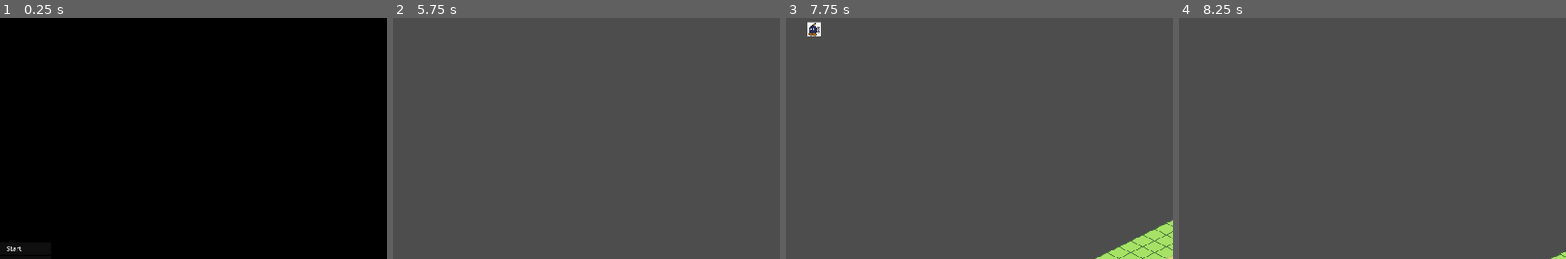
Above: before the commit, frames 1-4 (left to right).
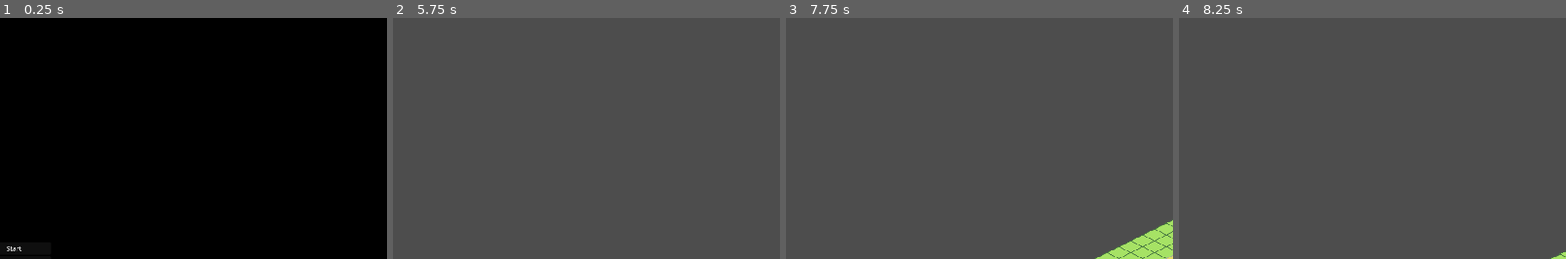
Above: after the commit, the same moments.

Repository: ShroomySquid/LudumDare56
Game: Godot game, scene res://scenes/start_screen.tscn
Same seed, same stepped clock (60 frames per second), same inputs: the game is played once before the commit and once after it.
Inputs (mouse positions are % of the whole screen's width and height, from its top left):
- Up to frame 1 (0.25 s): no input
- Up to frame 2 (5.75 s): click "Start" at 0.5 s; click "Pause" at 1.25 s; click "Resume" at 2 s; tap Enter at 2.75 s; move the mouse to (45, 70) at 2.77 s; hold Right mouse button (RightClick) 2.78-3.53 s; hold W (up) 2.78-4.28 s; move the mouse to (80, 65) at 3.52 s; tap Mouse wheel down (WheelDown) at 3.6 s; move the mouse to (20, 35) at 4.27 s; hold A (left) from 4.28 s (still down); tap Mouse wheel up (WheelUp) at 4.35 s; tap Space at 5 s; move the mouse to (55, 50) at 5.02 s; right-click (55, 50) at 5.1 s
- Up to frame 3 (7.75 s): tap Enter at 5.75 s; move the mouse to (35, 25) at 5.77 s; release A (left) at 5.78 s; hold S (down) 5.78-6.53 s; tap Mouse wheel down (WheelDown) at 5.85 s; move the mouse to (72, 45) at 6.52 s; hold D (right) 6.53-7.28 s; tap Mouse wheel up (WheelUp) at 6.6 s; move the mouse to (30, 55) at 7.27 s; hold W (up) from 7.28 s (still down); hold Right mouse button (RightClick) from 7.28 s (still down)
- Up to frame 4 (8.25 s): move the mouse to (60, 28) at 8.02 s; release W (up) at 8.03 s; release Right mouse button (RightClick) at 8.03 s; hold D (right) from 8.03 s (still down); tap Mouse wheel down (WheelDown) at 8.1 s
The pictures show only the part of the screen within x 48-98%, y 0-50%; the shares and areas given below are measured in that part.

Frames 1-2 are identical in both runs. In frame 3, 0.2% of the frame differs, in the area x 5-10%, y 1-8%; in frame 4, nothing differs.

Commit message:
fixing animation

Diff:
--- a/Scripts/Creatures/bob_omb.gd
+++ b/Scripts/Creatures/bob_omb.gd
@@ -1,16 +1,21 @@
 extends Node2D  # Parent node
 
 var is_walking = false
+var is_attacking = false
 
 func _ready():
-	$AnimatedSprite2D.play("idle")  # Start with idle animation
+	pass
+	#$AnimatedSprite2D.play("idle")  # Start with idle animation
 
 func _process(delta):
-	if is_walking:
+	if is_attacking:
+		$AnimatedSprite2D.play("attacking")
+	elif is_walking:
 		$AnimatedSprite2D.play("walk")
 		# Handle movement logic here
 	else:
 		$AnimatedSprite2D.play("idle")
+		$AudioStreamPlayer2D.play()
 
 # Example function to handle a collision
 func _on_body_entered(body):
--- a/Scripts/creature_container.gd
+++ b/Scripts/creature_container.gd
@@ -15,6 +15,10 @@
 		var creature_instance = creature_scenes[creature_type].instantiate()
 		add_child(creature_instance)
 		creature_instance.position = position
+		print("Requested position: ", position)
+		print("Position of creature: ", creature_instance.position)
+
+
 		print("Creature type summoned: ", creature_type)
 		return creature_instance
 	else:
@@ -23,5 +27,5 @@
 # Called every frame. 'delta' is the elapsed time since the previous frame.
 func _process(delta: float) -> void:
 	if Input.is_action_pressed("down"):
-		spawn_creature(CreatureType.CreatureA, Vector2(20, 39))
+		spawn_creature(CreatureType.CreatureA, Vector2(6, 72)) #TODO: change to position of base
 	pass
--- a/scenes/Creatures/bob_omb.tscn
+++ b/scenes/Creatures/bob_omb.tscn
@@ -1,7 +1,9 @@
-[gd_scene load_steps=5 format=3 uid="uid://bw3jm4vfeyr5e"]
+[gd_scene load_steps=7 format=3 uid="uid://bw3jm4vfeyr5e"]
 
 [ext_resource type="Script" path="res://Scripts/Creatures/bob_omb.gd" id="1_cs06k"]
 [ext_resource type="Texture2D" uid="uid://biovuhg534lhk" path="res://Images/TestImages/3web.png" id="2_dq1fl"]
+[ext_resource type="Texture2D" uid="uid://bndcb1rqgauch" path="res://Images/TestImages/4bob.png" id="3_7dquc"]
+[ext_resource type="AudioStream" uid="uid://b53gru5hmafbq" path="res://Sound&Music/Creatures/Bob_omb/-16 bomb.mp3" id="4_c560w"]
 
 [sub_resource type="SpriteFrames" id="SpriteFrames_2q7ib"]
 animations = [{
@@ -13,6 +15,9 @@
 "frames": [{
 "duration": 1.0,
 "texture": ExtResource("2_dq1fl")
+}, {
+"duration": 1.0,
+"texture": ExtResource("3_7dquc")
 }],
 "loop": true,
 "name": &"idle",
@@ -27,19 +32,23 @@
 [sub_resource type="CircleShape2D" id="CircleShape2D_obp3y"]
 
 [node name="Bobomb" type="Node2D"]
+top_level = true
 script = ExtResource("1_cs06k")
 
 [node name="AnimatedSprite2D" type="AnimatedSprite2D" parent="."]
-position = Vector2(0, 1.90735e-06)
-scale = Vector2(0.0472222, 0.0511416)
+top_level = true
+z_index = 1
+position = Vector2(-6, -7)
+scale = Vector2(0.0144444, 0.0273437)
 sprite_frames = SubResource("SpriteFrames_2q7ib")
 animation = &"idle"
-offset = Vector2(0, 0.065)
+frame_progress = 0.181977
+centered = false
 
 [node name="AudioStreamPlayer2D" type="AudioStreamPlayer2D" parent="."]
+stream = ExtResource("4_c560w")
 
 [node name="Area2D" type="Area2D" parent="."]
 
 [node name="CollisionShape2D" type="CollisionShape2D" parent="Area2D"]
-visible = false
 shape = SubResource("CircleShape2D_obp3y")
--- a/scenes/game.tscn
+++ b/scenes/game.tscn
@@ -60,6 +60,9 @@
 [node name="SingleLane" parent="." instance=ExtResource("3_00exx")]
 
 [node name="CreatureContainer" type="Node2D" parent="."]
+show_behind_parent = true
+z_index = 1
+z_as_relative = false
 script = ExtResource("6_i0m7s")
 
 [connection signal="pressed" from="CanvasLayer/PauseBtn" to="." method="_on_pause_btn_pressed"]
Not shown, added: Sound&Music/Creatures/Bob_omb/-16 bomb.mp3.import
Not shown, added: Sound&Music/Creatures/Bob_omb/-16 bomb.mp3
